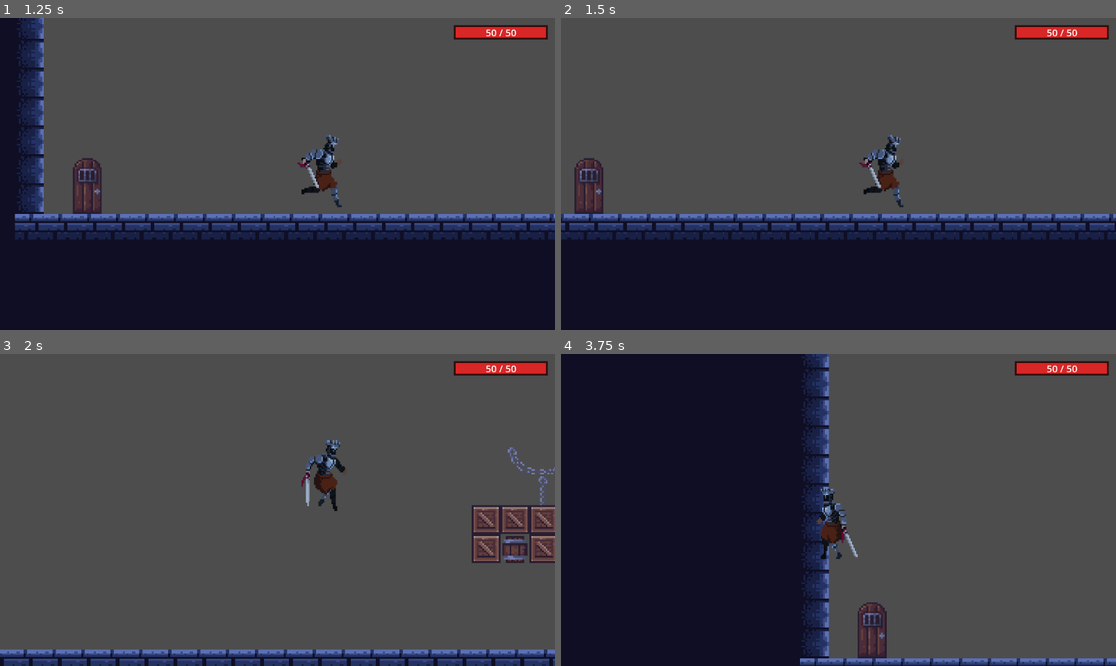
Above: before the commit, frames 1-4 (two rows, left to right).
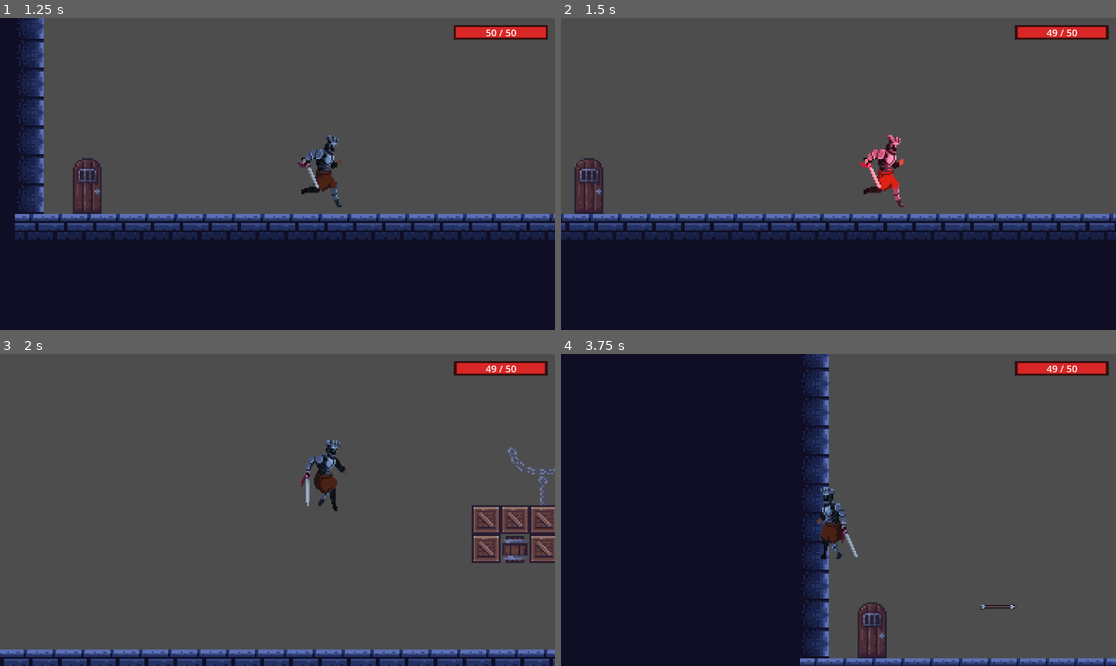
Above: after the commit, the same moments.

Repository: wyzhou01/godot-platformer
Game: Godot game, scene res://level。3.tscn
The game is run twice, just before and just after one commit, with the same random seed, the same clock (stepped at 60 frames per second) and the same inputs. This scene is started directly instead of the project's main scene.
Inputs (mouse positions are in pixels of both pictures, inside the frame that each line leads up to):
- Up to frame 1 (1.25 s): move the mouse to (249, 236) at 0.52 s; hold D (right) from 0.53 s (still down); click (249, 236) at 0.6 s; tap Space (jump) at 0.77 s
- Up to frame 2 (1.5 s): keep holding D (right); move the mouse to (1005, 220) at 1.27 s; tap Ctrl (crouch) at 1.35 s
- Up to frame 3 (2 s): keep holding D (right); tap Space (jump) at 1.52 s
- Up to frame 4 (3.75 s): move the mouse to (672, 463) at 2.02 s; release D (right) at 2.03 s; hold X 2.03-2.78 s; hold A (left) from 2.03 s (still down); move the mouse to (866, 510) at 2.77 s; click (866, 510) at 2.85 s; tap Space (jump) at 3.02 s; move the mouse to (755, 432) at 3.52 s; hold Ctrl (crouch) from 3.53 s (still down)

Frame 1 is identical in both runs. In frame 2, 0.7% of the frame differs, in the area x 53-99%, y 2-61%; in frame 3, less than 0.1%; in frame 4, 0.1%.
Error before the commit: Parse Error: Identifier "to_player" not declared in the current scope. (res://character_body_2d.gd:109)

Commit message:
Fix: _shoot_arrow用direction参数而非to_player

Diff:
--- a/character_body_2d.gd
+++ b/character_body_2d.gd
@@ -106,7 +106,7 @@
 		return
 
 	# 朝向玩家的方向（Y归零保证平行地面）
-	var fly_dir := to_player.normalized()
+	var fly_dir: Vector2 = direction.normalized()
 	fly_dir.y = 0.0
 	fly_dir = fly_dir.normalized()
 
